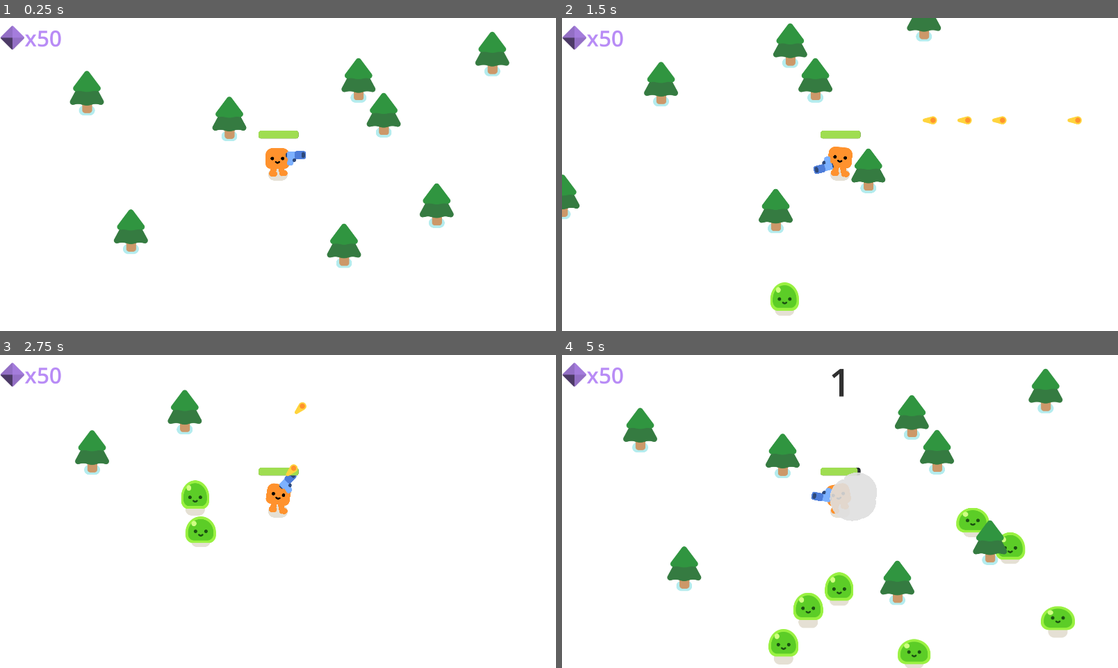
Above: before the commit, frames 1-4 (two rows, left to right).
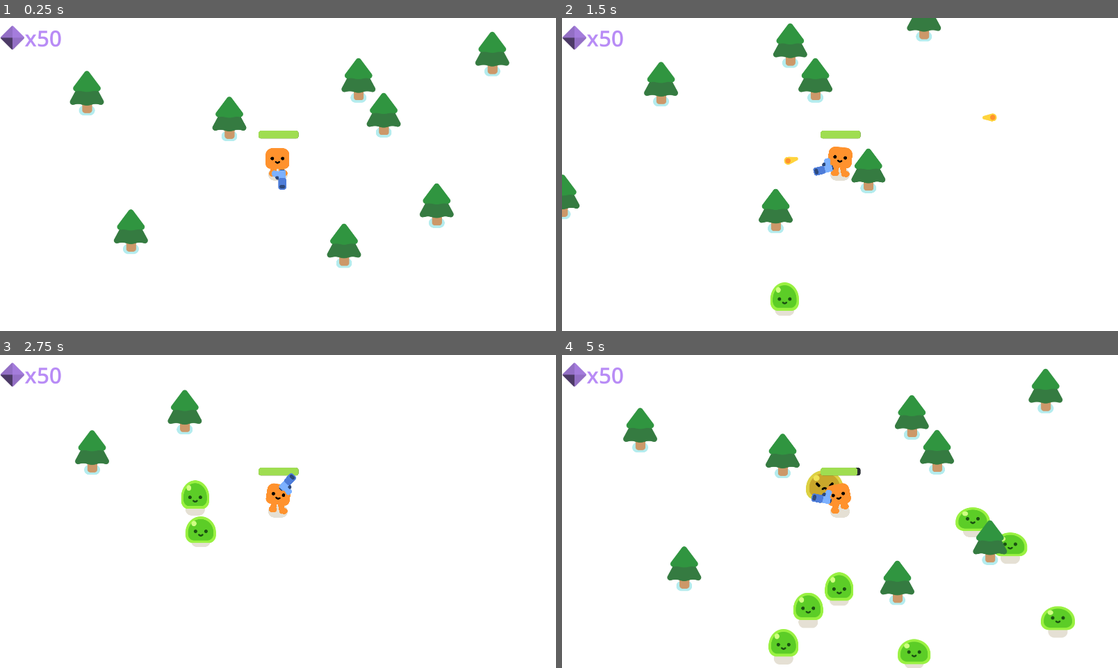
Above: after the commit, the same moments.

Repository: Noah-C-R/FirstGame_3Changes
Game: Godot game, scene res://scenes/survivors_game.tscn
The game is run twice, just before and just after one commit, with the same random seed, the same clock (stepped at 60 frames per second) and the same inputs.
Inputs (mouse positions are in pixels of both pictures, inside the frame that each line leads up to):
- Up to frame 1 (0.25 s): no input
- Up to frame 2 (1.5 s): tap Enter at 0.5 s; move the mouse to (962, 158) at 0.52 s; hold D (move_right) 0.53-1.28 s; move the mouse to (728, 190) at 1.27 s; hold S (move_down) from 1.28 s (still down)
- Up to frame 3 (2.75 s): move the mouse to (333, 442) at 2.02 s; release S (move_down) at 2.03 s; hold D (move_right) from 2.03 s (still down)
- Up to frame 4 (5 s): move the mouse to (812, 574) at 2.77 s; release D (move_right) at 2.78 s; hold W (move_up) 2.78-3.53 s; move the mouse to (1006, 558) at 3.52 s; hold A (move_left) from 3.53 s (still down); move the mouse to (673, 464) at 4.27 s

The runs differ from the first frame. In frame 1, 0.2% of the frame differs, in the area x 48-55%, y 42-55%; in frame 2, 0.4%; in frame 3, 0.2%; in frame 4, 1.7%, in the area x 43-84%, y 4-66%.

Commit message:
Upgradeable Gun Fire Rate
Button can now be clicked to spend gems to shorten the duration between bullets firing

Diff:
--- a/gun.gd
+++ b/gun.gd
@@ -1,10 +1,8 @@
 extends Area2D
 
 
-func _physics_process(delta):
-		var enemies_in_range = get_overlapping_bodies()
-		if enemies_in_range.size() > 0:
-				look_at(get_global_mouse_position())
+func _physics_process(_delta):
+	look_at(get_global_mouse_position())
 
 
 func shoot():
@@ -14,10 +12,11 @@
 	new_bullet.global_rotation = %ShootingPoint.global_rotation
 	%ShootingPoint.add_child(new_bullet) #.add_child(node) makes the node a child
 
+func shorten_shoot_time() -> void:
+	%GunTimer.wait_time = clampf(StatsHolder.stat_options["Firing"][0], .01, 1)
 
-func _on_timer_timeout() -> void:
+func _on_gun_timer_timeout() -> void:
 	shoot()
 
-
-func shorten_shoot_time() -> void:
-	%BulletTimer.wait_time = StatsHolder.stat_options["Firing"][0]
+func _on_exit_button_pressed() -> void:
+	shorten_shoot_time()
--- a/player.gd
+++ b/player.gd
@@ -30,9 +30,9 @@
 func set_stats():
 	health = StatsHolder.stat_options["Health"][0]
 	walk_speed = StatsHolder.stat_options["Movement"][0]
+	print("Health is now: ", str(health))
+	print("Movement speed is now: ", str(walk_speed))
 
 
-func _on_stats_holder_stat_upgrade() -> void:
+func _on_exit_button_pressed() -> void:
 	set_stats()
-	print("Health is now: ", str(health))
-	print("Movement speed is now: ", str(walk_speed))
--- /dev/null
+++ b/scenes/fire_rate_button.gd
@@ -0,0 +1,24 @@
+extends Button
+
+var stat = StatsHolder.stat_options["Firing"]
+var stat_boost_increment = .1
+
+
+func _on_score_screen_level_up() -> void:
+	self.text = "x" + str(stat[1])
+
+
+func _on_pressed() -> void:
+	if StatsHolder.gems >= stat[1]: #if we have enough gold...
+		StatsHolder.gems -= stat[1] #subtract the cost from our gems...
+		stat[0] -= stat_boost_increment #alter the stat...
+		stat[1] += 5 #increase the cost
+
+		self.disabled = true #disable the button
+
+
+func _on_upgrade_screen_visibility_changed() -> void:
+	if visible == true:
+		self.disabled = false
+	else:
+		self.disabled = true
--- a/scenes/gun.tscn
+++ b/scenes/gun.tscn
@@ -24,10 +24,3 @@
 [node name="ShootingPoint" type="Marker2D" parent="WeaponPivot/Pistol"]
 unique_name_in_owner = true
 position = Vector2(26, -11)
-
-[node name="BulletTimer" type="Timer" parent="."]
-unique_name_in_owner = true
-wait_time = 0.3
-autostart = true
-
-[connection signal="timeout" from="BulletTimer" to="." method="_on_timer_timeout"]
--- a/scenes/player.tscn
+++ b/scenes/player.tscn
@@ -1,8 +1,7 @@
-[gd_scene load_steps=9 format=3 uid="uid://dvus8sbvddo1h"]
+[gd_scene load_steps=8 format=3 uid="uid://dvus8sbvddo1h"]
 
 [ext_resource type="PackedScene" uid="uid://pbmyh1qru7p" path="res://characters/happy_boo/happy_boo.tscn" id="1_4flbx"]
 [ext_resource type="Script" uid="uid://cuhcl3x0gy8e1" path="res://player.gd" id="1_onrkg"]
-[ext_resource type="PackedScene" uid="uid://cw8eoylmgrm53" path="res://scenes/gun.tscn" id="3_i3pqv"]
 [ext_resource type="PackedScene" uid="uid://cnlpwkkc76qg8" path="res://scenes/lvl_up_label.tscn" id="4_hqtel"]
 
 [sub_resource type="CircleShape2D" id="CircleShape2D_i3pqv"]
@@ -38,9 +37,6 @@
 
 [node name="Camera2D" type="Camera2D" parent="."]
 
-[node name="Gun" parent="." instance=ExtResource("3_i3pqv")]
-position = Vector2(0, -52)
-
 [node name="HurtBox" type="Area2D" parent="."]
 unique_name_in_owner = true
 collision_layer = 0
--- a/scenes/survivors_game.tscn
+++ b/scenes/survivors_game.tscn
@@ -1,8 +1,9 @@
-[gd_scene load_steps=14 format=3 uid="uid://1a2ko7bwvol1"]
+[gd_scene load_steps=16 format=3 uid="uid://1a2ko7bwvol1"]
 
 [ext_resource type="Script" uid="uid://bnn47nv26usgh" path="res://survivors_game.gd" id="1_qqaft"]
 [ext_resource type="PackedScene" uid="uid://cyfin2j6l8sgm" path="res://scenes/pine_tree.tscn" id="1_y3pti"]
 [ext_resource type="PackedScene" uid="uid://dvus8sbvddo1h" path="res://scenes/player.tscn" id="2_l26od"]
+[ext_resource type="PackedScene" uid="uid://cw8eoylmgrm53" path="res://scenes/gun.tscn" id="3_bg3rl"]
 [ext_resource type="Script" uid="uid://t1pld8lxapc1" path="res://score_screen.gd" id="4_7jj1j"]
 [ext_resource type="Script" uid="uid://cr6jjuhaqkj62" path="res://game_over_screen.gd" id="4_edxvn"]
 [ext_resource type="Script" uid="uid://0ym7tk5jnsjd" path="res://scenes/upgrade_screen.gd" id="5_hfi5g"]
@@ -10,6 +11,7 @@
 [ext_resource type="Script" uid="uid://cuglwpsklql4v" path="res://stats_holder.gd" id="6_edxvn"]
 [ext_resource type="Texture2D" uid="uid://dkh6m887ya5e0" path="res://sprites/Gem.png" id="6_getvi"]
 [ext_resource type="Texture2D" uid="uid://ddrk6inbxlt0w" path="res://sprites/Speed Button.png" id="7_mx11s"]
+[ext_resource type="Script" uid="uid://kq0wfw5k8wqu" path="res://scenes/fire_rate_button.gd" id="7_tg6hx"]
 [ext_resource type="Texture2D" uid="uid://clud5va40el2l" path="res://sprites/Health Button.png" id="8_l3cnu"]
 [ext_resource type="Texture2D" uid="uid://7wqyyeng286i" path="res://sprites/X Button.png" id="9_l3cnu"]
 
@@ -43,6 +45,9 @@
 position = Vector2(2137, 1252)
 rotation = 3.13755
 
+[node name="Gun" parent="Player" instance=ExtResource("3_bg3rl")]
+position = Vector2(0, -45)
+
 [node name="TreesNode" type="Node" parent="."]
 
 [node name="PineTree" parent="TreesNode" instance=ExtResource("1_y3pti")]
@@ -198,123 +203,97 @@
 grow_horizontal = 2
 grow_vertical = 2
 theme_override_colors/icon_hover_pressed_color = Color(0.93845, 0.93845, 0.93845, 1)
-theme_override_font_sizes/font_size = 56
+theme_override_colors/font_color = Color(0.720419, 0.544964, 0.965049, 1)
+theme_override_font_sizes/font_size = 61
 theme_override_icons/icon = ExtResource("5_pk6fm")
-text = "Fire Rate"
+text = "x5"
 icon = ExtResource("5_pk6fm")
+alignment = 2
 icon_alignment = 1
 vertical_icon_alignment = 0
-
-[node name="CostLabel" type="Label" parent="UpgradeScreen/ColorRect/FireRateButton"]
-modulate = Color(0.721569, 0.545098, 0.964706, 1)
+script = ExtResource("7_tg6hx")
+
+[node name="TextureRect" type="TextureRect" parent="UpgradeScreen/ColorRect/FireRateButton"]
+modulate = Color(0.720419, 0.544964, 0.965049, 1)
 layout_mode = 1
 anchors_preset = -1
-anchor_left = 0.294
-anchor_top = 0.862
-anchor_right = 0.724696
-anchor_bottom = 1.00276
-offset_left = -0.617996
-offset_top = -0.0440063
-grow_horizontal = 2
-grow_vertical = 2
-theme_override_font_sizes/font_size = 26
+anchor_top = 0.706117
+anchor_right = 0.264423
+anchor_bottom = 0.852394
+grow_vertical = 0
+texture = ExtResource("6_getvi")
+expand_mode = 1
+metadata/_edit_use_anchors_ = true
+
+[node name="SpeedButton" type="Button" parent="UpgradeScreen/ColorRect"]
+layout_mode = 1
+anchors_preset = 8
+anchor_left = 0.5
+anchor_top = 0.5
+anchor_right = 0.5
+anchor_bottom = 0.5
+offset_left = -418.0
+offset_top = -37.5
+offset_right = -210.0
+offset_bottom = 338.5
+grow_horizontal = 2
+grow_vertical = 2
+theme_override_colors/icon_hover_pressed_color = Color(0.93845, 0.93845, 0.93845, 1)
+theme_override_colors/font_color = Color(0.720419, 0.544964, 0.965049, 1)
+theme_override_font_sizes/font_size = 61
+theme_override_icons/icon = ExtResource("5_pk6fm")
 text = "x5"
-horizontal_alignment = 2
-vertical_alignment = 1
-autowrap_mode = 3
-
-[node name="Sprite2D" type="Sprite2D" parent="UpgradeScreen/ColorRect/FireRateButton/CostLabel"]
-position = Vector2(27, 24.5)
-scale = Vector2(0.441861, 0.441861)
-texture = ExtResource("6_getvi")
-
-[node name="SpeedButton" type="Button" parent="UpgradeScreen/ColorRect"]
-layout_mode = 1
-anchors_preset = 8
-anchor_left = 0.5
-anchor_top = 0.5
-anchor_right = 0.5
-anchor_bottom = 0.5
-offset_left = -483.0
-offset_top = -30.5
-offset_right = -236.0
-offset_bottom = 331.5
-grow_horizontal = 2
-grow_vertical = 2
-theme_override_colors/icon_hover_pressed_color = Color(0.93845, 0.93845, 0.93845, 1)
-theme_override_font_sizes/font_size = 56
-theme_override_icons/icon = ExtResource("5_pk6fm")
-text = "Speed"
 icon = ExtResource("7_mx11s")
+alignment = 2
 icon_alignment = 1
 vertical_icon_alignment = 0
 
-[node name="CostLabel" type="Label" parent="UpgradeScreen/ColorRect/SpeedButton"]
-modulate = Color(0.721569, 0.545098, 0.964706, 1)
+[node name="TextureRect" type="TextureRect" parent="UpgradeScreen/ColorRect/SpeedButton"]
+modulate = Color(0.720419, 0.544964, 0.965049, 1)
 layout_mode = 1
 anchors_preset = -1
-anchor_left = 0.294
-anchor_top = 0.862
-anchor_right = 0.724696
-anchor_bottom = 1.00276
-offset_left = -0.617996
-offset_top = -0.0440063
-grow_horizontal = 2
-grow_vertical = 2
-theme_override_font_sizes/font_size = 26
+anchor_top = 0.706117
+anchor_right = 0.264423
+anchor_bottom = 0.852394
+grow_vertical = 0
+texture = ExtResource("6_getvi")
+expand_mode = 1
+metadata/_edit_use_anchors_ = true
+
+[node name="HealthButton" type="Button" parent="UpgradeScreen/ColorRect"]
+layout_mode = 1
+anchors_preset = 8
+anchor_left = 0.5
+anchor_top = 0.5
+anchor_right = 0.5
+anchor_bottom = 0.5
+offset_left = 209.0
+offset_top = -37.5
+offset_right = 417.0
+offset_bottom = 338.5
+grow_horizontal = 2
+grow_vertical = 2
+theme_override_colors/icon_hover_pressed_color = Color(0.93845, 0.93845, 0.93845, 1)
+theme_override_colors/font_color = Color(0.720419, 0.544964, 0.965049, 1)
+theme_override_font_sizes/font_size = 61
+theme_override_icons/icon = ExtResource("5_pk6fm")
 text = "x5"
-horizontal_alignment = 2
-vertical_alignment = 1
-autowrap_mode = 3
-
-[node name="Sprite2D" type="Sprite2D" parent="UpgradeScreen/ColorRect/SpeedButton/CostLabel"]
-position = Vector2(27, 24.5)
-scale = Vector2(0.441861, 0.441861)
-texture = ExtResource("6_getvi")
-
-[node name="HealthButton" type="Button" parent="UpgradeScreen/ColorRect"]
-layout_mode = 1
-anchors_preset = 8
-anchor_left = 0.5
-anchor_top = 0.5
-anchor_right = 0.5
-anchor_bottom = 0.5
-offset_left = 237.0
-offset_top = -30.5
-offset_right = 484.0
-offset_bottom = 331.5
-grow_horizontal = 2
-grow_vertical = 2
-theme_override_colors/icon_hover_pressed_color = Color(0.93845, 0.93845, 0.93845, 1)
-theme_override_font_sizes/font_size = 56
-theme_override_icons/icon = ExtResource("5_pk6fm")
-text = "Health"
 icon = ExtResource("8_l3cnu")
+alignment = 2
 icon_alignment = 1
 vertical_icon_alignment = 0
 
-[node name="CostLabel" type="Label" parent="UpgradeScreen/ColorRect/HealthButton"]
-modulate = Color(0.721569, 0.545098, 0.964706, 1)
+[node name="TextureRect" type="TextureRect" parent="UpgradeScreen/ColorRect/HealthButton"]
+modulate = Color(0.720419, 0.544964, 0.965049, 1)
 layout_mode = 1
 anchors_preset = -1
-anchor_left = 0.294
-anchor_top = 0.862
-anchor_right = 0.724696
-anchor_bottom = 1.00276
-offset_left = -0.617996
-offset_top = -0.0440063
-grow_horizontal = 2
-grow_vertical = 2
-theme_override_font_sizes/font_size = 26
-text = "x5"
-horizontal_alignment = 2
-vertical_alignment = 1
-autowrap_mode = 3
-
-[node name="Sprite2D" type="Sprite2D" parent="UpgradeScreen/ColorRect/HealthButton/CostLabel"]
-position = Vector2(27, 24.5)
-scale = Vector2(0.441861, 0.441861)
+anchor_top = 0.706117
+anchor_right = 0.264423
+anchor_bottom = 0.852394
+grow_vertical = 0
 texture = ExtResource("6_getvi")
+expand_mode = 1
+metadata/_edit_use_anchors_ = true
 
 [node name="ExitButton" type="Button" parent="UpgradeScreen/ColorRect"]
 modulate = Color(1, 0.496382, 0.588116, 1)
@@ -391,12 +370,19 @@
 autowrap_mode = 3
 max_lines_visible = 1
 
+[node name="GunTimer" type="Timer" parent="."]
+unique_name_in_owner = true
+wait_time = 0.7
+autostart = true
+
 [connection signal="health_depleted" from="Player" to="." method="_on_player_health_depleted"]
 [connection signal="timeout" from="SpawnTimer" to="." method="_on_timer_timeout"]
 [connection signal="pressed" from="GameOverScreen/ColorRect/Button" to="." method="_on_button_pressed"]
-[connection signal="pressed" from="UpgradeScreen/ColorRect/FireRateButton" to="." method="_on_button_pressed"]
-[connection signal="pressed" from="UpgradeScreen/ColorRect/SpeedButton" to="." method="_on_button_pressed"]
-[connection signal="pressed" from="UpgradeScreen/ColorRect/HealthButton" to="." method="_on_button_pressed"]
+[connection signal="visibility_changed" from="UpgradeScreen" to="UpgradeScreen/ColorRect/FireRateButton" method="_on_upgrade_screen_visibility_changed"]
+[connection signal="pressed" from="UpgradeScreen/ColorRect/FireRateButton" to="UpgradeScreen/ColorRect/FireRateButton" method="_on_pressed"]
+[connection signal="pressed" from="UpgradeScreen/ColorRect/ExitButton" to="Player" method="_on_exit_button_pressed"]
 [connection signal="pressed" from="UpgradeScreen/ColorRect/ExitButton" to="UpgradeScreen" method="_on_exit_button_pressed"]
+[connection signal="pressed" from="UpgradeScreen/ColorRect/ExitButton" to="Player/Gun" method="_on_exit_button_pressed"]
 [connection signal="level_up" from="ScoreScreen" to="UpgradeScreen" method="_on_score_screen_level_up"]
-[connection signal="level_up" from="ScoreScreen" to="StatsHolder" method="_on_score_screen_level_up"]
+[connection signal="level_up" from="ScoreScreen" to="UpgradeScreen/ColorRect/FireRateButton" method="_on_score_screen_level_up"]
+[connection signal="timeout" from="GunTimer" to="Player/Gun" method="_on_gun_timer_timeout"]
--- a/scenes/upgrade_screen.gd
+++ b/scenes/upgrade_screen.gd
@@ -1,5 +1,4 @@
 extends CanvasLayer
-
 
 func _on_score_screen_level_up() -> void:
 	self.visible = true
--- a/stats_holder.gd
+++ b/stats_holder.gd
@@ -1,12 +1,6 @@
 extends Node
 
 var level := 0
+var gems := 200
+
 var stat_options = {"Health": [100, 5], "Movement": [600, 5],  "Firing": [.7, 5]} #[value, cost]
-
-func update_costs():
-	for stat in stat_options:
-		stat_options[stat][1] *= level #the cost is a function of level
-
-
-func _on_score_screen_level_up() -> void:
-	update_costs()
Not shown, added: scenes/fire_rate_button.gd.uid
